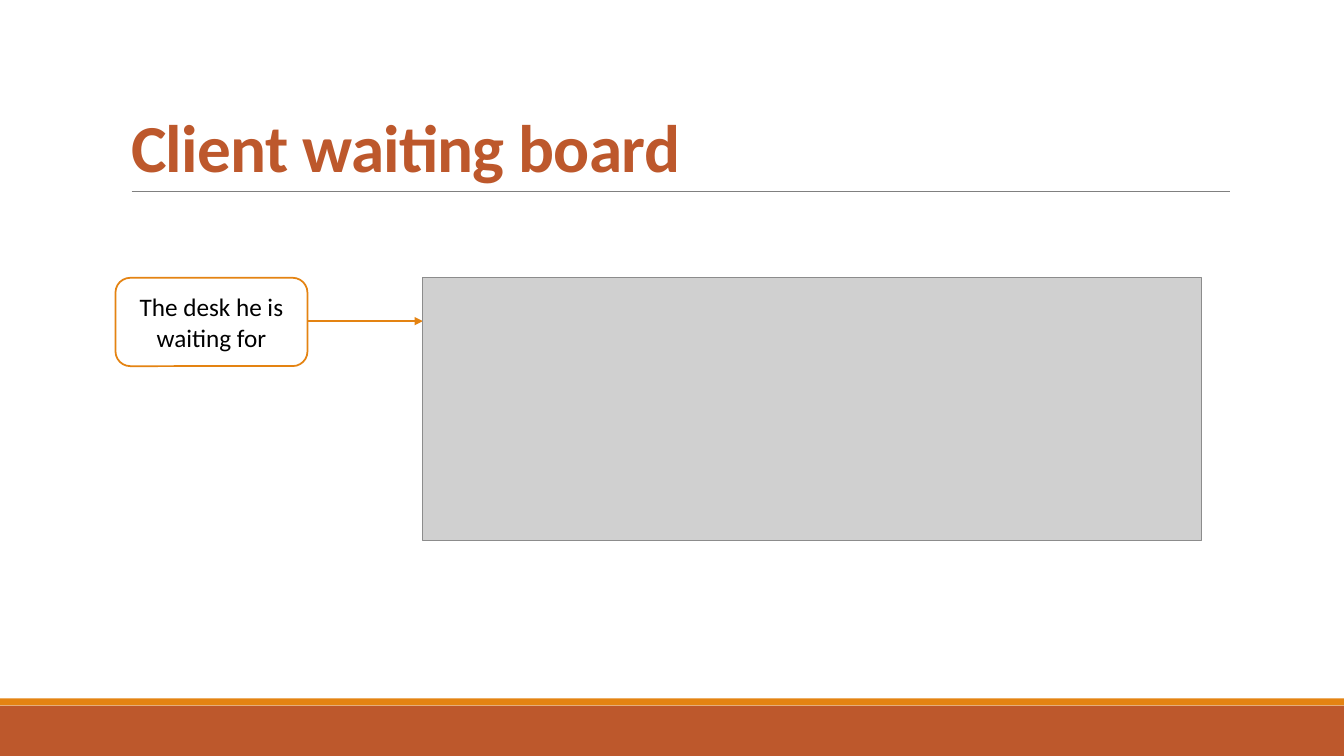
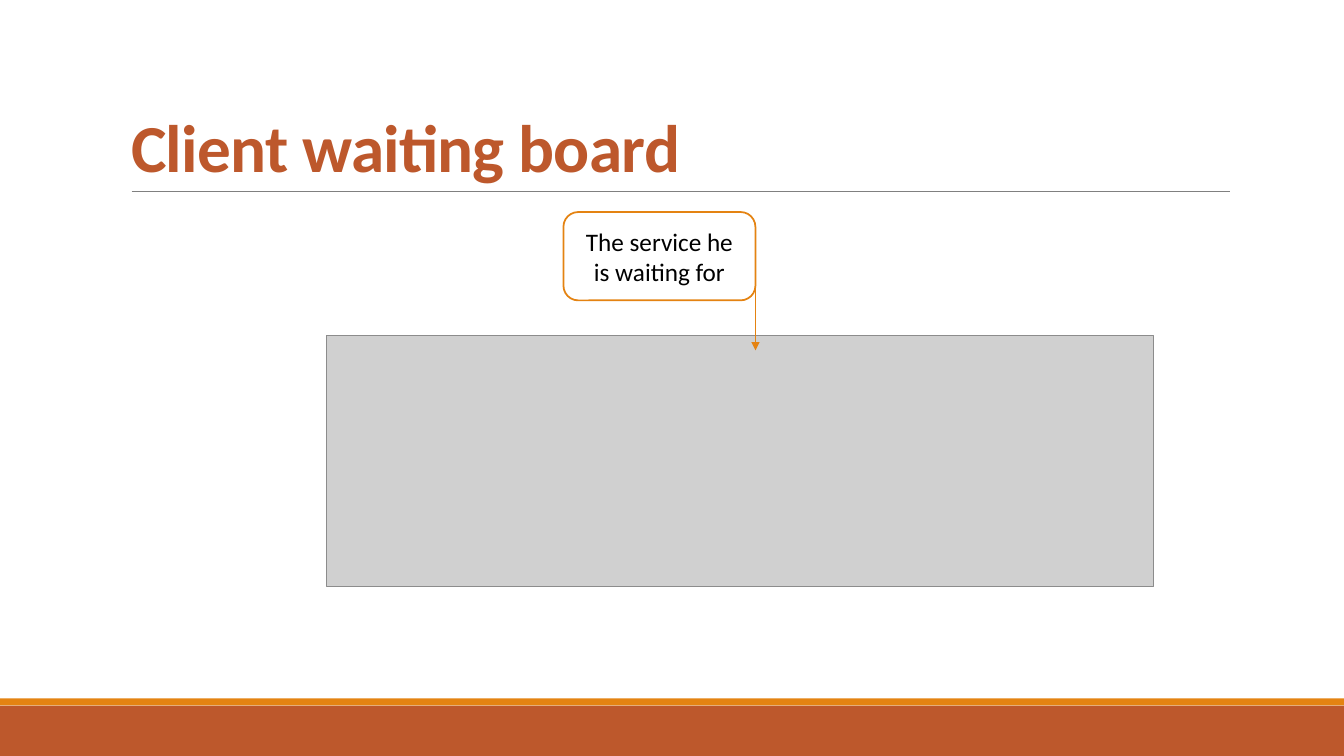
Before and after one commit to djemar/se2021-04-OfficeQueueManager, a slide deck: slide 10 of PresentationW1.pptx (slide 6 before the commit). Drawn at 1344x756 pixels with LibreOffice and Linux fonts; fonts in the diff are those of the drawing; grey boxes stand for pictures. Boxes give left, top, right and bottom in pixels: in the first picture for what was removed or moved away, otherwise in the second. Text is boxed around its words. In the diff, an @@ line names an element or a change of style, - is before the commit and + after.

Commit message:
Updated pptx

```diff
--- a/PresentationW1.pptx
+++ b/PresentationW1.pptx
@@ rounded rectangle "The service he is waiting ...": place and size @@
-rounded rectangle "The service he is waiting ..." at (116,278,308,367)
+rounded rectangle "The service he is waiting ..." at (564,212,755,300)
@@ text in rounded rectangle at (586,233,733,286): text changed @@
-The desk he is waiting for
+The service he is waiting for
@@ arrow added from (756, 262) to (756, 351), #E48312 1 pt @@
@@ arrow removed from (231, 322) to (422, 322) @@
@@ picture: place and size @@
-picture at (422,278,1202,540)
+picture at (327,336,1153,587)
```
Also in this commit, not shown: 4 other slides changed, 5 slides added, 1 slide removed, 2 other files.
